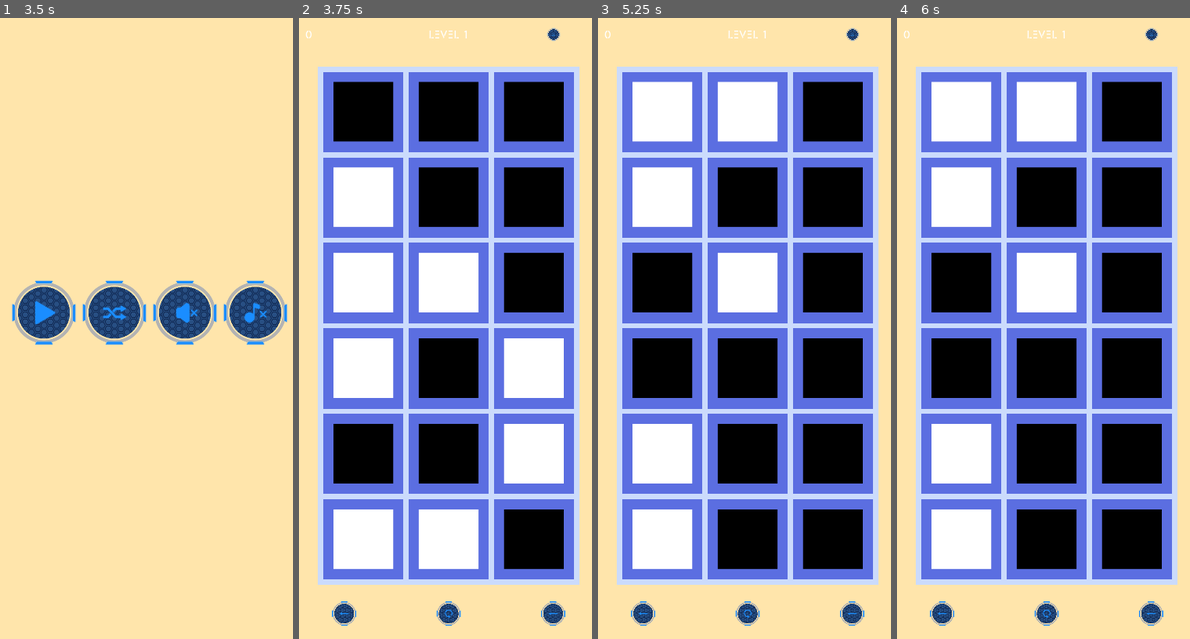
Above: before the commit, frames 1-4 (left to right).
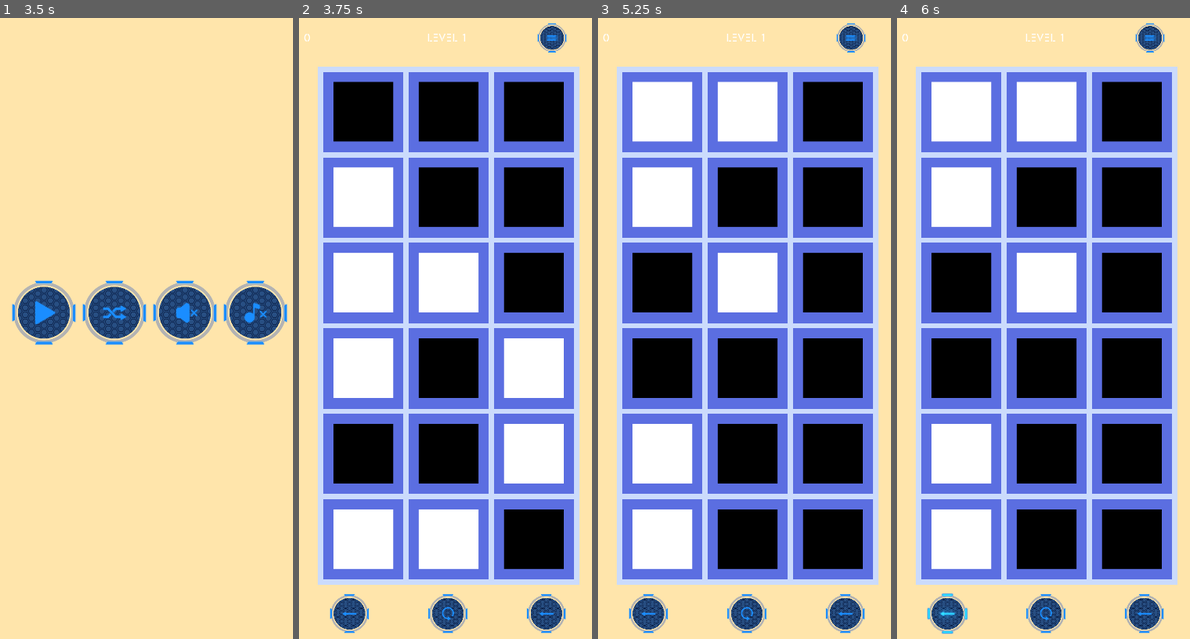
Above: after the commit, the same moments.

Repository: sisipun/SleepyCity
Game: Godot game, scene res://Game/Menu/MainMenu/MainMenu.tscn
Same seed, same stepped clock (60 frames per second), same inputs: the game is played once before the commit and once after it.
Inputs (mouse positions are in pixels of both pictures, inside the frame that each line leads up to; where the layout moved, square brackets give the same spot in the first picture):
- Up to frame 1 (3.5 s): click (43, 309) at 0.5 s; click (266, 36) at 1.25 s; click (43, 309) at 2 s; click (266, 36) at 2.75 s
- Up to frame 2 (3.75 s): click (413, 309) at 3.5 s
- Up to frame 3 (5.25 s): click (849, 36) [852, 36] at 4.25 s; click (712, 309) at 5 s
- Up to frame 4 (6 s): click (946, 614) [940, 614] at 5.75 s

Frame 1 is identical in both runs. In frame 2, 1.9% of the frame differs, in the area x 1-92%, y 0-100%; in frame 3, 1.9%; in frame 4, 2.0%.

Commit message:
Buttons size fix

Diff:
--- a/Game/Level/Generated/GeneratedLevel.gd
+++ b/Game/Level/Generated/GeneratedLevel.gd
@@ -6,10 +6,16 @@
 
 var _level: Storage.LevelInfo
 
+func test():
+	for i in range(1000):
+		var width: int = min(max(floor(sqrt(i + 10)), 3), 10)
+		var solution_size: int = min(max(randi() % 3 + round(0.2 * width * width) - 1, 3), 20)
+		print("%d: [%d] - [%d]" % [i, width, solution_size])
 
 func _ready() -> void:
+	test()
 	var generated_count: = Storage.get_generated_count()
-	var width: int = min(max(sqrt(generated_count + 10), 3), 10)
+	var width: int = min(max(floor(sqrt(generated_count + 10)), 3), 10)
 	var solution_size: int = randi() % 3 + (min(max(round(0.2 * width * width), 3), 20) - 1)
 	_level = generate(width, width * 2, solution_size)
 	$LevelArea.set_level(_level)
--- a/Game/Level/Interface/Interface.tscn
+++ b/Game/Level/Interface/Interface.tscn
@@ -13,8 +13,10 @@
 [ext_resource path="res://Assets/Level/menu_button.png" type="Texture" id=11]
 
 [node name="Interface" type="Control"]
-anchor_right = 1.0
-anchor_bottom = 1.0
+anchor_left = -0.00479126
+anchor_top = -0.00159709
+anchor_right = 0.995209
+anchor_bottom = 0.998403
 mouse_filter = 2
 script = ExtResource( 3 )
 __meta__ = {
@@ -23,118 +25,146 @@
 
 [node name="Top" type="HBoxContainer" parent="."]
 anchor_right = 1.0
-margin_top = 20.0
+margin_bottom = 100.0
 __meta__ = {
 "_edit_use_anchors_": false
 }
 
-[node name="LeftLabel" type="MarginContainer" parent="Top"]
+[node name="Left" type="MarginContainer" parent="Top"]
 margin_right = 197.0
-margin_bottom = 47.0
+margin_bottom = 100.0
 size_flags_horizontal = 3
 custom_constants/margin_right = 25
 custom_constants/margin_top = 10
 custom_constants/margin_left = 25
 custom_constants/margin_bottom = 10
 
-[node name="StepLabel" type="Label" parent="Top/LeftLabel"]
+[node name="StepLabel" type="Label" parent="Top/Left"]
 margin_left = 25.0
-margin_top = 10.0
+margin_top = 36.0
 margin_right = 172.0
-margin_bottom = 37.0
+margin_bottom = 63.0
 custom_fonts/font = ExtResource( 1 )
 text = "0"
 script = ExtResource( 4 )
 
-[node name="CenterLabels" type="MarginContainer" parent="Top"]
+[node name="Center" type="MarginContainer" parent="Top"]
 margin_left = 201.0
 margin_right = 398.0
-margin_bottom = 47.0
+margin_bottom = 100.0
 size_flags_horizontal = 3
 custom_constants/margin_right = 25
 custom_constants/margin_top = 10
 custom_constants/margin_left = 25
 custom_constants/margin_bottom = 10
 
-[node name="LevelLabel" type="Label" parent="Top/CenterLabels"]
+[node name="LevelLabel" type="Label" parent="Top/Center"]
 margin_left = 25.0
-margin_top = 10.0
+margin_top = 36.0
 margin_right = 172.0
-margin_bottom = 37.0
+margin_bottom = 63.0
 text = "Level 1"
 align = 1
 script = ExtResource( 2 )
 
-[node name="Buttons" type="MarginContainer" parent="Top"]
+[node name="Right" type="MarginContainer" parent="Top"]
 margin_left = 402.0
 margin_right = 600.0
-margin_bottom = 47.0
+margin_bottom = 100.0
 size_flags_horizontal = 3
-custom_constants/margin_right = 25
-custom_constants/margin_top = 10
-custom_constants/margin_left = 25
-custom_constants/margin_bottom = 10
+custom_constants/margin_top = 20
+custom_constants/margin_bottom = 20
 
-[node name="MenuButton" type="TextureButton" parent="Top/Buttons"]
-margin_left = 25.0
-margin_top = 10.0
-margin_right = 173.0
-margin_bottom = 37.0
+[node name="MenuButton" type="TextureButton" parent="Top/Right"]
+margin_top = 20.0
+margin_right = 198.0
+margin_bottom = 80.0
 texture_normal = ExtResource( 11 )
 texture_pressed = ExtResource( 9 )
 expand = true
 stretch_mode = 5
 
-[node name="Bottom" type="CenterContainer" parent="."]
+[node name="Bottom" type="HBoxContainer" parent="."]
+anchor_left = 0.00319417
 anchor_top = 1.0
-anchor_right = 1.0
+anchor_right = 1.00319
 anchor_bottom = 1.0
-margin_top = -75.0
-margin_bottom = -55.0
+margin_top = -100.0
 __meta__ = {
 "_edit_use_anchors_": false
 }
 
-[node name="Buttons" type="HBoxContainer" parent="Bottom"]
-margin_left = 50.0
-margin_right = 550.0
-margin_bottom = 50.0
-custom_constants/separation = 100
+[node name="Left" type="MarginContainer" parent="Bottom"]
+margin_right = 197.0
+margin_bottom = 100.0
+size_flags_horizontal = 3
+size_flags_vertical = 3
+custom_constants/margin_top = 10
+custom_constants/margin_left = 25
+custom_constants/margin_bottom = 10
 
-[node name="StepBackButton" type="TextureButton" parent="Bottom/Buttons"]
-margin_right = 100.0
-margin_bottom = 50.0
-rect_min_size = Vector2( 100, 50 )
+[node name="StepBackButton" type="TextureButton" parent="Bottom/Left"]
+margin_left = 25.0
+margin_top = 10.0
+margin_right = 197.0
+margin_bottom = 90.0
+rect_min_size = Vector2( 50, 50 )
 texture_normal = ExtResource( 10 )
 texture_pressed = ExtResource( 6 )
+texture_hover = ExtResource( 6 )
+texture_focused = ExtResource( 6 )
 expand = true
 stretch_mode = 5
+__meta__ = {
+"_edit_use_anchors_": false
+}
 
-[node name="ResetButton" type="TextureButton" parent="Bottom/Buttons"]
-margin_left = 200.0
-margin_right = 300.0
-margin_bottom = 50.0
-rect_min_size = Vector2( 100, 50 )
+[node name="Center" type="MarginContainer" parent="Bottom"]
+margin_left = 201.0
+margin_right = 398.0
+margin_bottom = 100.0
+size_flags_horizontal = 3
+size_flags_vertical = 3
+custom_constants/margin_top = 10
+custom_constants/margin_bottom = 10
+
+[node name="ResetButton" type="TextureButton" parent="Bottom/Center"]
+margin_top = 10.0
+margin_right = 197.0
+margin_bottom = 90.0
+rect_min_size = Vector2( 50, 50 )
 texture_normal = ExtResource( 8 )
 texture_pressed = ExtResource( 7 )
 expand = true
 stretch_mode = 5
 
-[node name="TipButton" type="TextureButton" parent="Bottom/Buttons"]
-margin_left = 400.0
-margin_right = 500.0
-margin_bottom = 50.0
+[node name="Right" type="MarginContainer" parent="Bottom"]
+margin_left = 402.0
+margin_right = 600.0
+margin_bottom = 100.0
+rect_min_size = Vector2( 50, 50 )
+size_flags_horizontal = 3
+size_flags_vertical = 3
+custom_constants/margin_right = 25
+custom_constants/margin_top = 10
+custom_constants/margin_bottom = 10
+
+[node name="TipButton" type="TextureButton" parent="Bottom/Right"]
+margin_top = 10.0
+margin_right = 173.0
+margin_bottom = 90.0
 rect_min_size = Vector2( 100, 50 )
 texture_normal = ExtResource( 10 )
 texture_pressed = ExtResource( 6 )
 expand = true
 stretch_mode = 5
 script = ExtResource( 5 )
-[connection signal="init" from="." to="Top/CenterLabels/LevelLabel" method="_on_init"]
-[connection signal="reset" from="." to="Top/LeftLabel/StepLabel" method="_on_reset"]
-[connection signal="step" from="." to="Top/LeftLabel/StepLabel" method="_on_step"]
-[connection signal="pressed" from="Top/Buttons/MenuButton" to="." method="_on_menu_pressed"]
-[connection signal="pressed" from="Bottom/Buttons/StepBackButton" to="." method="_on_step_back_pressed"]
-[connection signal="pressed" from="Bottom/Buttons/ResetButton" to="." method="_on_reset_pressed"]
-[connection signal="pressed" from="Bottom/Buttons/TipButton" to="." method="_on_tip_pressed"]
-[connection signal="pressed" from="Bottom/Buttons/TipButton" to="Bottom/Buttons/TipButton" method="_on_pressed"]
+
+[connection signal="init" from="." to="Top/Center/LevelLabel" method="_on_init"]
+[connection signal="reset" from="." to="Top/Left/StepLabel" method="_on_reset"]
+[connection signal="step" from="." to="Top/Left/StepLabel" method="_on_step"]
+[connection signal="pressed" from="Top/Right/MenuButton" to="." method="_on_menu_pressed"]
+[connection signal="pressed" from="Bottom/Left/StepBackButton" to="." method="_on_step_back_pressed"]
+[connection signal="pressed" from="Bottom/Center/ResetButton" to="." method="_on_reset_pressed"]
+[connection signal="pressed" from="Bottom/Right/TipButton" to="." method="_on_tip_pressed"]
+[connection signal="pressed" from="Bottom/Right/TipButton" to="Bottom/Right/TipButton" method="_on_pressed"]
--- a/Game/Level/Level.tscn
+++ b/Game/Level/Level.tscn
@@ -23,7 +23,7 @@
 }
 
 [node name="LevelArea" parent="." instance=ExtResource( 1 )]
-position = Vector2( 50, 70 )
+position = Vector2( 50, 100 )
 
 [node name="InterfaceLayer" type="CanvasLayer" parent="."]
 
@@ -32,6 +32,7 @@
 anchor_bottom = 0.999601
 
 [node name="LevelCompletePopup" parent="InterfaceLayer" instance=ExtResource( 6 )]
+
 [connection signal="step" from="LevelArea" to="InterfaceLayer/Interface" method="_on_step"]
 [connection signal="reset" from="InterfaceLayer/Interface" to="LevelArea" method="_on_reset"]
 [connection signal="step_back" from="InterfaceLayer/Interface" to="LevelArea" method="_on_step_back"]
--- a/Game/Menu/MainMenu/MainMenu.tscn
+++ b/Game/Menu/MainMenu/MainMenu.tscn
@@ -115,5 +115,6 @@
 margin_right = 536.0
 margin_bottom = 700.0
 custom_constants/margin_top = 30
+
 [connection signal="pressed" from="MenuMargin/Buttons/MenuButtons/SoundButton" to="MenuMargin/Buttons/MenuButtons/SoundButton" method="_on_pressed"]
 [connection signal="pressed" from="MenuMargin/Buttons/MenuButtons/MusicButton" to="MenuMargin/Buttons/MenuButtons/MusicButton" method="_on_pressed"]
--- a/project.godot
+++ b/project.godot
@@ -54,6 +54,7 @@
 
 window/size/width=600
 window/size/height=1200
+window/size/resizable=false
 window/energy_saving/keep_screen_on=false
 window/handheld/orientation="sensor_portrait"
 window/stretch/mode="2d"
